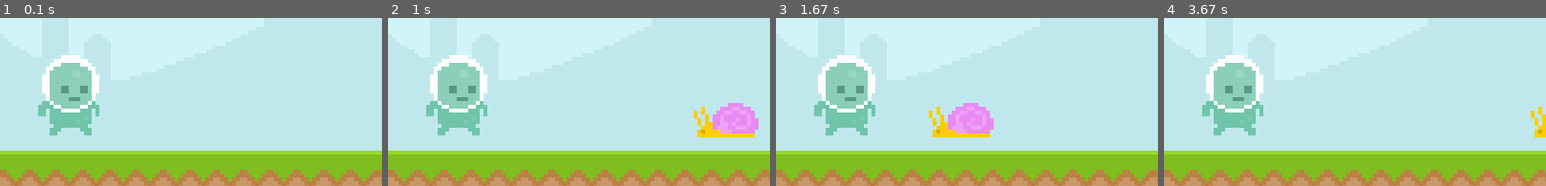
Above: before the commit, frames 1-4 (left to right).
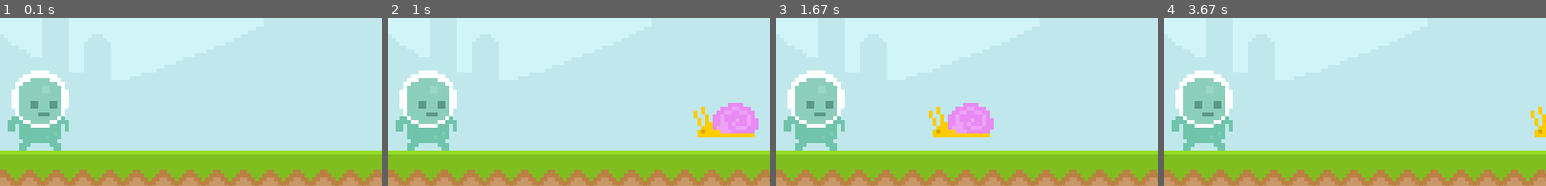
Above: after the commit, the same moments.

Repository: AJHS-Kelley/8b-ajhs-game-programming-23-24-MarcusJBrunson
Game: pygame game, started from gameProgramming/cohort_lessons/dnaGame/08_ultimatePygame/windowClock.py
Same seed, same stepped clock (60 frames per second), same inputs: the game is played once before the commit and once after it.
Inputs:
- Up to frame 1 (0.1 s): no input
- Up to frame 2 (1 s): no input
- Up to frame 3 (1.67 s): no input
- Up to frame 4 (3.67 s): no input
The pictures show only the part of the screen within x 5-55%, y 32-82%; the shares and areas given below are measured in that part.

The runs differ from the first frame. In frame 1, 8.8% of the frame differs, in the area x 2-26%, y 22-79%; in frame 2, 8.8%; in frame 3, 8.8%; in frame 4, 8.8%.

Commit message:
Update windowClock.py

Diff:
--- a/gameProgramming/cohort_lessons/dnaGame/08_ultimatePygame/windowClock.py
+++ b/gameProgramming/cohort_lessons/dnaGame/08_ultimatePygame/windowClock.py
@@ -15,6 +15,8 @@
 snail_x_pos = 600
 
 player_surface = pygame.image.load('img/ultimatePygame/player_walk_1.png').convert_alpha()
+player_rect = player_surface.get_rect(midbottom = (80,300))
+snail_rect = snail_surface.get_rect(midbottom = (80,300))
 
 while True:
     for event in pygame.event.get():
@@ -28,7 +30,7 @@
     snail_x_pos -= 4
     if snail_x_pos < 100: snail_x_pos = 800
     screen.blit(snail_surface,(snail_x_pos,250))
-    screen.blit(player_surface,(80,200))
+    screen.blit(player_surface,player_rect)
 
     pygame.display.update()
     Clock.tick(60)
